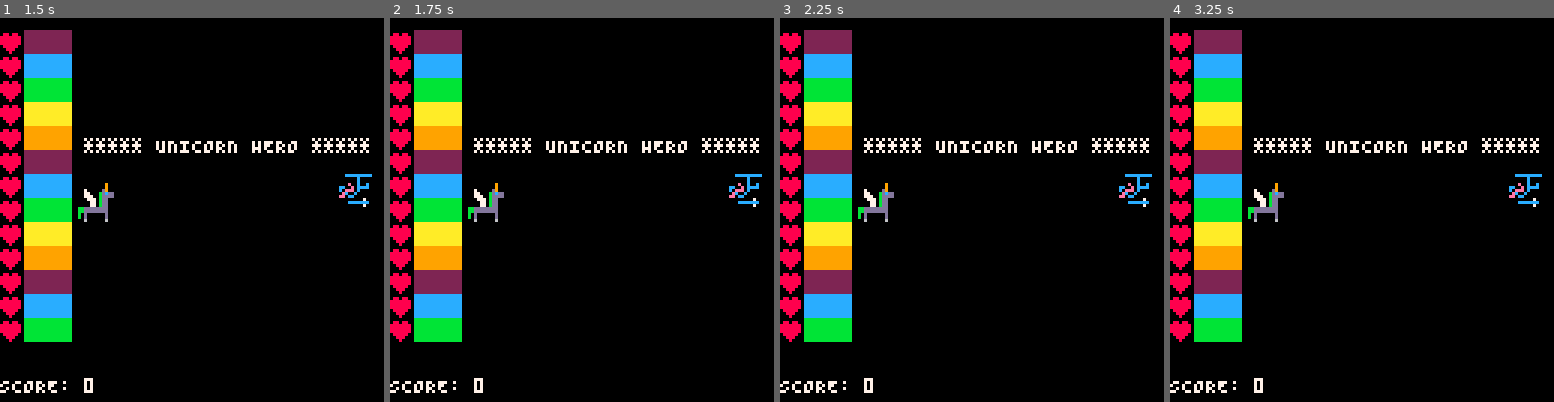
Above: before the commit, frames 1-4 (left to right).
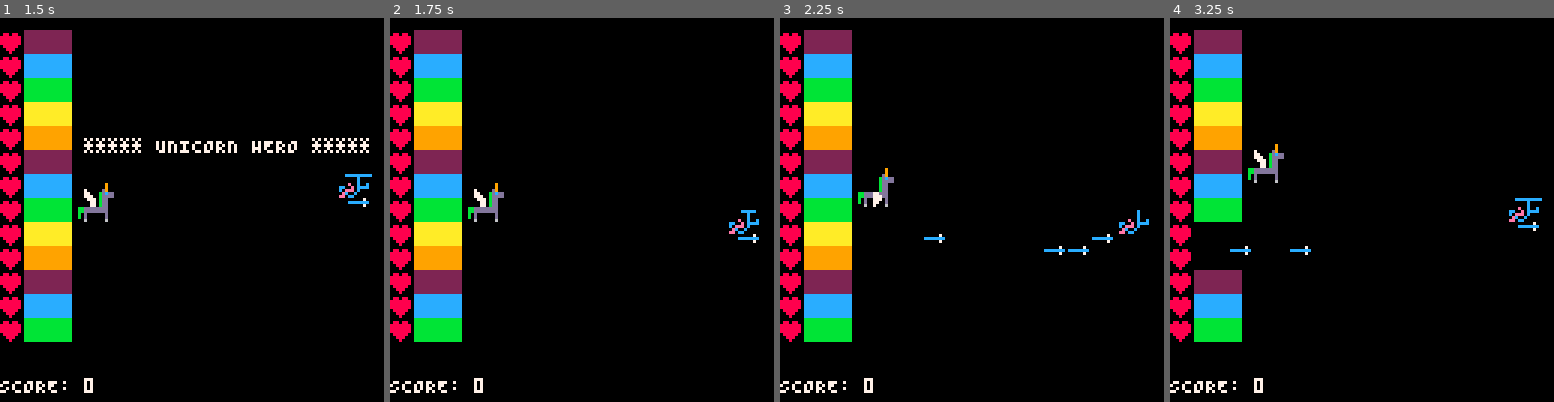
Above: after the commit, the same moments.

Repository: jerrybookbenson/pico8-games
Game: PICO-8 cartridge unicorn-hero.p8
The game is run twice, just before and just after one commit, with the same random seed, the same clock (stepped at 60 frames per second) and the same inputs.
Inputs:
- Up to frame 1 (1.5 s): tap X (X key) at 0.33, 1.07 s; tap O (Z key) at 0.7 s
- Up to frame 2 (1.75 s): tap O (Z key) at 1.7 s
- Up to frame 3 (2.25 s): tap X (X key) at 1.85 s; tap O (Z key) at 2.1 s; hold Up from 2.15 s (still down)
- Up to frame 4 (3.25 s): release Up at 2.42 s; tap O (Z key) at 2.5, 2.9 s; tap X (X key) at 2.97 s

Frame 1 is identical in both runs. In frame 2, 1.6% of the frame differs, in the area x 21-97%, y 31-59%; in frame 3, 2.3%; in frame 4, 4.0%, in the area x 6-97%, y 31-66%.

Commit message:
added 5th level

Diff:
--- a/unicorn-hero.p8
+++ b/unicorn-hero.p8
@@ -108,26 +108,26 @@
             make_helicopter()
             make_rainbow_wall()
             pause()
-        elseif (level == 1 and score < 1) then
+        elseif (level == 1 and score < 100) then
             move_unicorn()
-            move_helicopter()
+            move_helicopter(10)
         elseif (level == 1) then
             actors = {}
             make_unicorn()
             make_rainbow_wall()
             pause()
-        elseif (level == 2 and score < 2) then
+        elseif (level == 2 and score < 200) then
             move_unicorn()
-            move_monsters(.1)
+            move_monsters(.1, 30)
         elseif (level == 2) then
             actors = {}
             make_unicorn()
             make_helicopter()
             make_rainbow_wall()
             pause()
-        elseif (level == 3 and score < 3) then
+        elseif (level == 3 and score < 300) then
             move_unicorn()
-            move_helicopter2()
+            move_helicopter2(10)
         elseif (level ==3 ) then
             actors = {}
             make_unicorn()
@@ -135,7 +135,17 @@
             pause()
         elseif (level == 4 and score < 400) then
             move_unicorn()
-            move_monsters(.3)
+            move_monsters(.3, 20)
+        elseif (level == 4 ) then
+            actors = {}
+            make_unicorn()
+            make_helicopter()
+            make_rainbow_wall()
+            pause()
+        elseif (level == 5 and score < 500) then
+            move_unicorn()
+            move_monsters(.05, 30)
+            move_helicopter2(20)
         else
             game_over = true
             won = true
@@ -146,14 +156,14 @@
 
 function pause()
     pause_counter = pause_counter + 1
-    if (pause_counter == 100) then
+    if (pause_counter == 50) then
         pause_counter = 0
         level = level + 1
     end
 end
 
-function move_monsters(speed)
-    local do_spawn=flr(rnd(30)) == 1
+function move_monsters(speed, spawn)
+    local do_spawn=flr(rnd(spawn)) == 1
     local monster_spr=flr(rnd(3)) + 179
     local monster_y=ceil(rnd(13))
 
@@ -233,7 +243,7 @@
 
 end
 
-function move_helicopter()
+function move_helicopter(fire)
     if ((prop_counter%(prop_delay * 8)) == 0) then
         local change_direction = flr(rnd(4)) == 1
         if (change_direction or helicopter_y < 1 or helicopter_y > 12) then
@@ -250,12 +260,12 @@
             helicopter_y = helicopter_y + .5
         end
     end
-    spin_prop()
-end
-
-
-function spin_prop()
-    local fire_missile = flr(rnd(10)) == 1
+    spin_prop(fire)
+end
+
+
+function spin_prop(fire)
+    local fire_missile = flr(rnd(fire)) == 1
 
     for actor in all(actors) do
 
@@ -310,7 +320,7 @@
 end
 
 
-function move_helicopter2()
+function move_helicopter2(fire)
     if ((prop_counter%(prop_delay * 8)) == 0) then
         local change_location = flr(rnd(5)) == 1
         local change_magnitude = rnd(10) - 5
@@ -321,7 +331,7 @@
             end
         end
     end
-    spin_prop()
+    spin_prop(fire)
 end
 
 
@@ -389,7 +399,7 @@
   if (game_over) then
     check_restart()
     if (won) then
-        print ("OUR UNICORN HERO!",28, 40, 7)
+        print ("OUR UNICORN HERO!",40, 40, 7)
     else
         print ("WE AWAIT ANOTHER...",28, 40, 7)
     end
@@ -424,6 +434,8 @@
             print ("IT TELEPORTS",50, 40, 7)
         elseif (level == 3) then
             print ("ZOMBIE APOCOLYPSE",45, 40, 7)
+        elseif (level == 4) then
+            print ("SURPRISE",55, 40, 7)
         end
     end
 end
